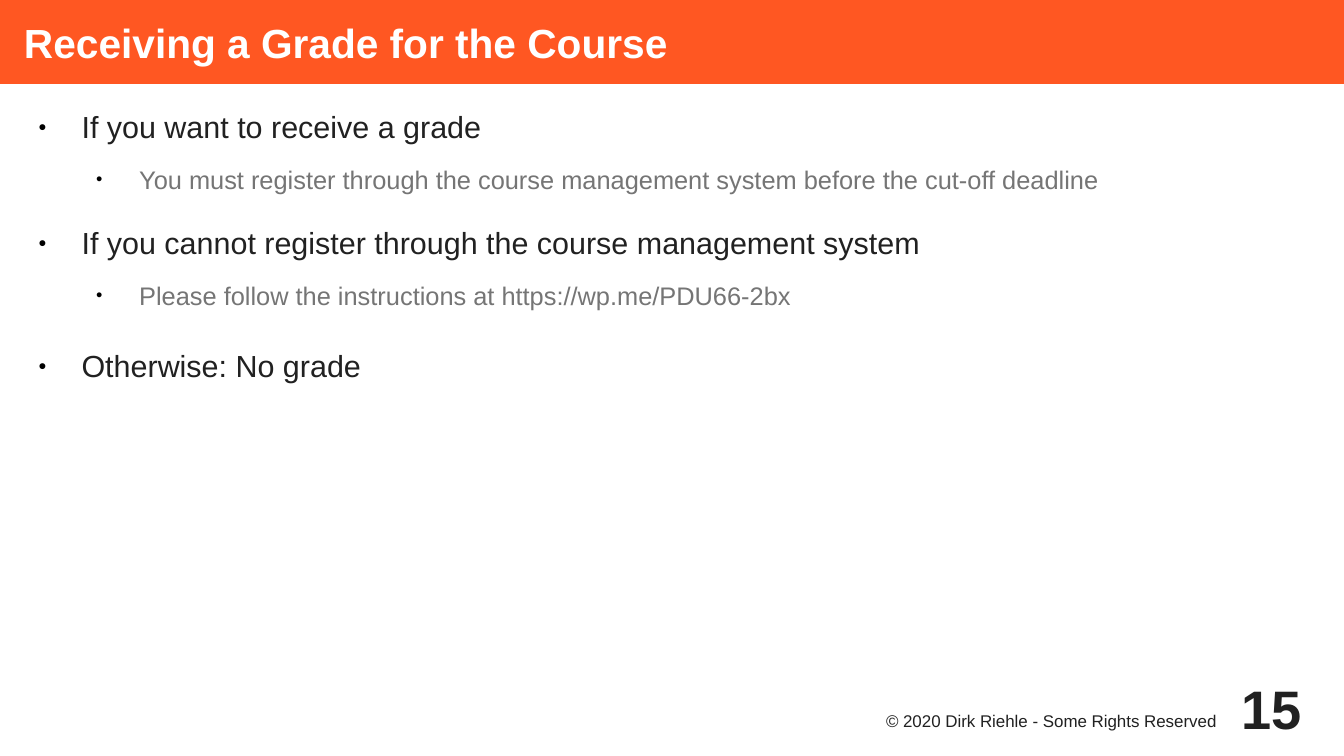
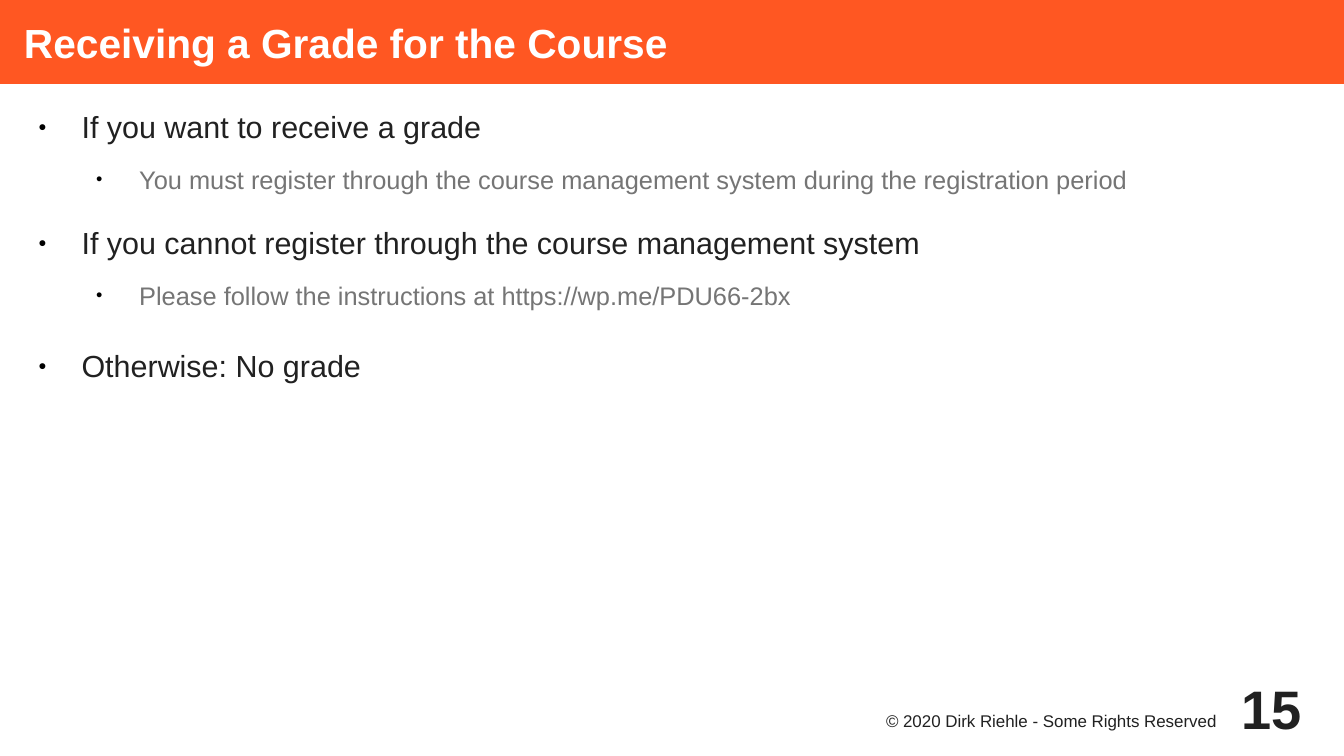
Before and after one commit to dirkriehle/adap-course, a slide deck: slide 15 of Lecture Slides/ADAP A01 - Course Introduction.odp. Drawn at 1344x756 pixels with LibreOffice and Linux fonts; fonts in the diff are those of the drawing. Boxes give left, top, right and bottom in pixels: in the first picture for what was removed or moved away, otherwise in the second. Text is boxed around its words. In the diff, an @@ line names an element or a change of style, - is before the commit and + after.

```diff
--- a/Lecture Slides/ADAP A01 - Course Introduction.odp
+++ b/Lecture Slides/ADAP A01 - Course Introduction.odp
@@ text at bbox=[139, 170, 1127, 194]: text changed @@
-  ● You must register through the course management system before the cut-off deadline
+  ● You must register through the course management system during the registration period
```
Also in this commit, not shown: 3 other slides changed, 3 other files.
